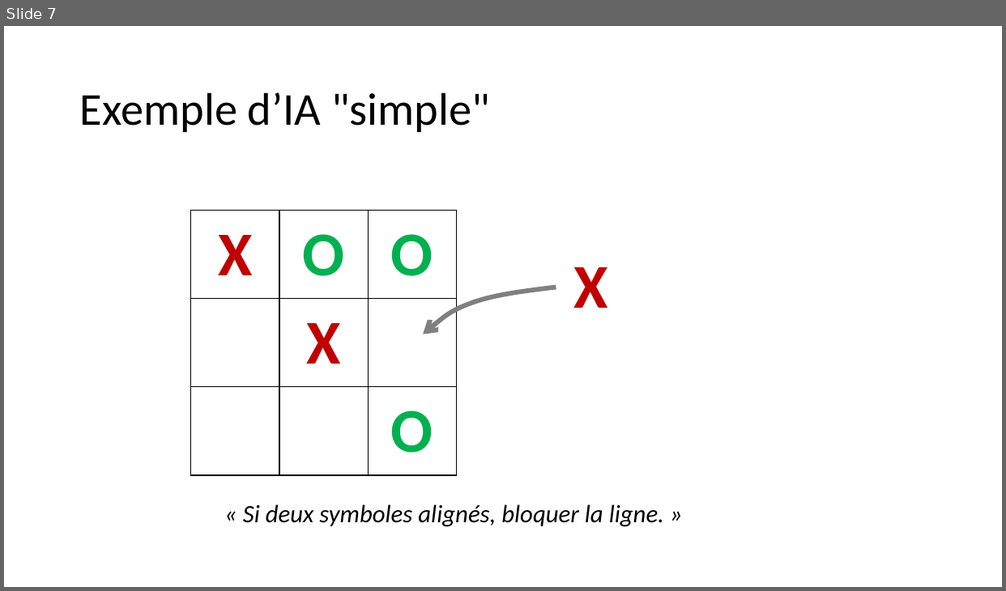
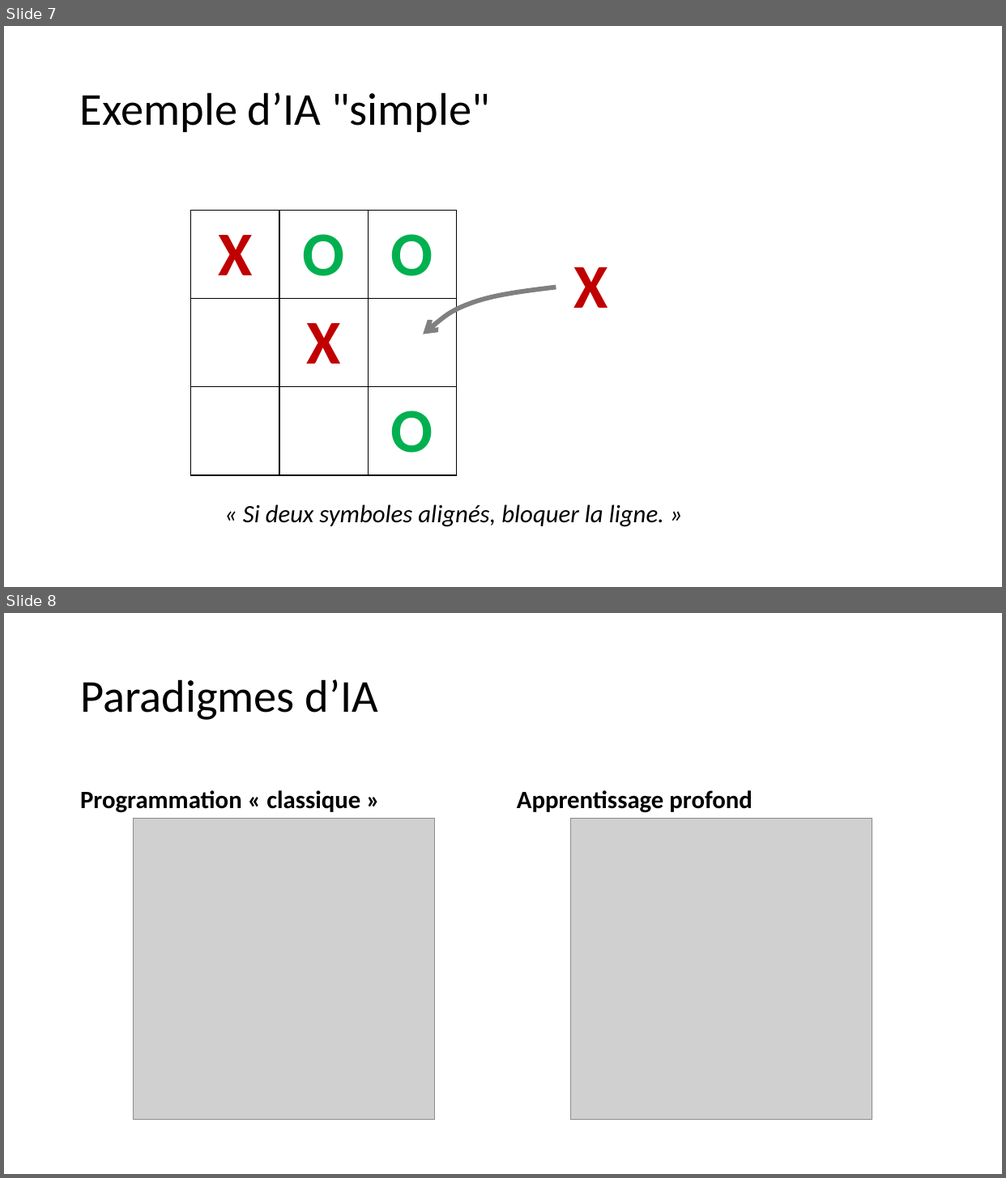
Before and after one commit to pauldubois98/AI-MythsReality, a slide deck: slides.pptx. Shown one above the other, each under a label of ours: slide 7 before the commit, slides 7 and 8 after it. The pictures are 1006x591 and 1006x1178 pixels, drawn with LibreOffice and Linux fonts; fonts in the diff are those of the drawing; grey boxes stand for pictures. Boxes give left, top, right and bottom in pixels: in the first picture for what was removed or moved away, otherwise in the second. Text is boxed around its words. In the diff, an @@ line names an element or a change of style, - is before the commit and + after.

Commit message:
added classic vs deep paradigmes

```diff
--- a/slides.pptx
+++ b/slides.pptx
@@ slide 8 added at (4, 613, 1002, 1174), background #FFFFFF @@
@@ title added at (80, 679, 379, 720), 44 pt, text #000000 @@
+Paradigmes d’IA
@@ text added at (80, 790, 360, 813), 24 pt, text #000000, bold @@
+Programmation « classique »
@@ text added at (517, 790, 752, 813), 24 pt, text #000000, bold @@
+Apprentissage profond
@@ picture added at (133, 818, 434, 1120) @@
@@ picture added at (571, 818, 872, 1120) @@
```
